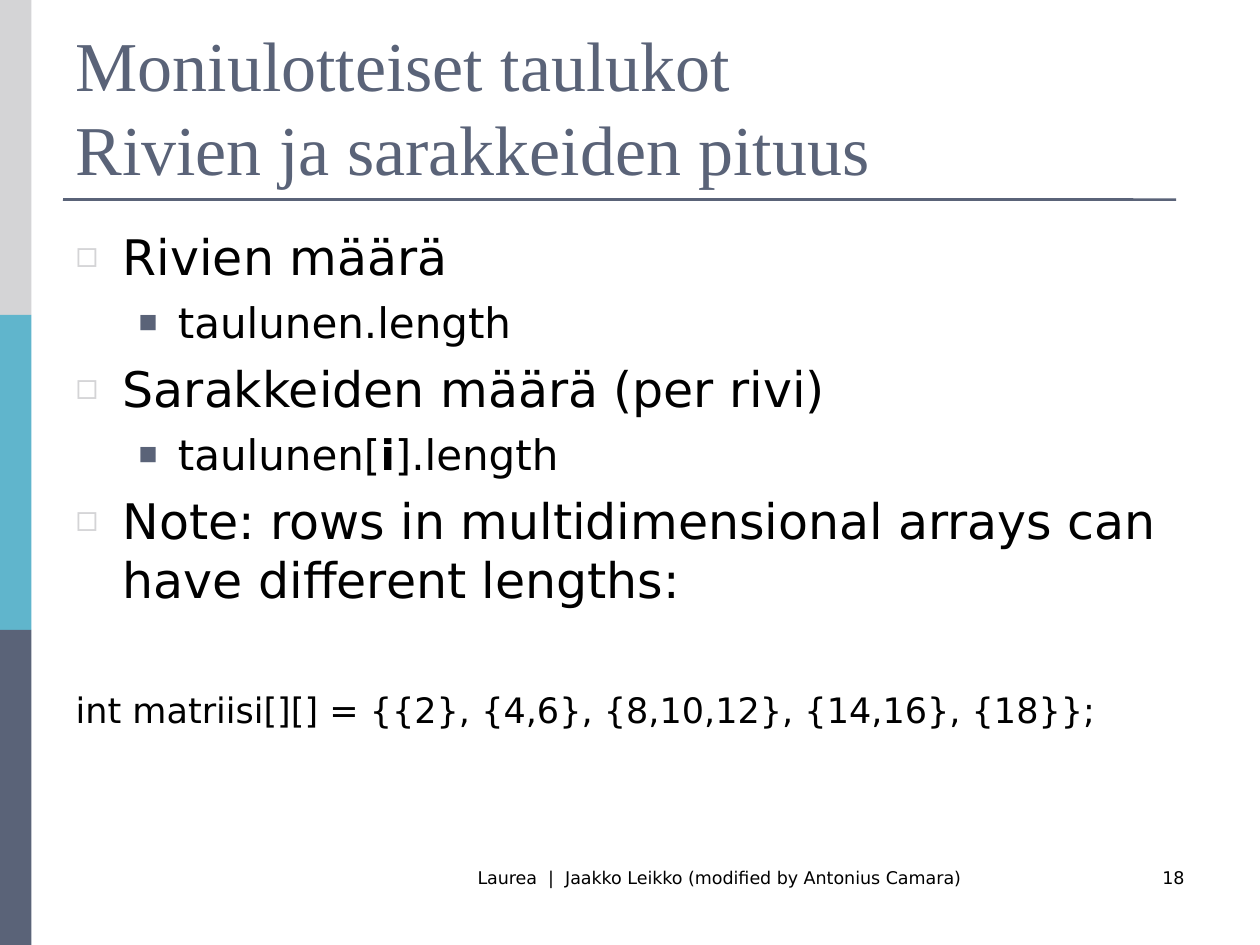
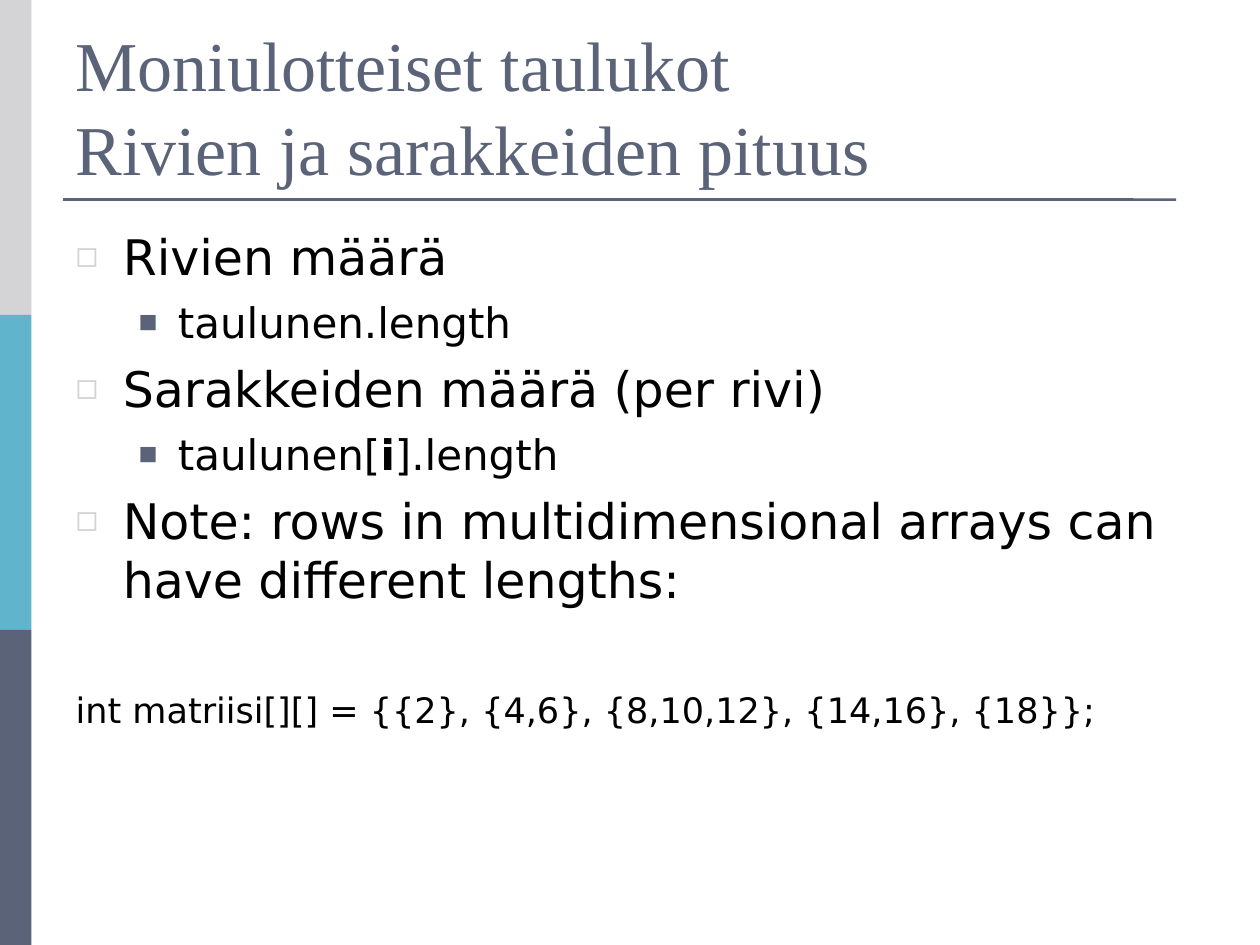
Before and after one commit to mjstenbe/OO_2017, a slide deck: slide 18 of Lecture materials (Antonius)/R0027_Luento-7-Taulukot.ppt. Drawn at 1260x945 pixels with LibreOffice and Linux fonts; fonts in the diff are those of the drawing. Boxes give left, top, right and bottom in pixels: in the first picture for what was removed or moved away, otherwise in the second. Text is boxed around its words. In the diff, an @@ line names an element or a change of style, - is before the commit and + after.

```diff
--- a/Lecture materials (Antonius)/R0027_Luento-7-Taulukot.ppt
+++ b/Lecture materials (Antonius)/R0027_Luento-7-Taulukot.ppt
@@ text removed at (x1=478, y1=871, x2=961, y2=888) @@
-Laurea | Jaakko Leikko (modified by Antonius Camara)
@@ page number removed at (x1=1162, y1=871, x2=1184, y2=885) @@
-18
```
Also in this commit, not shown: 16 other slides changed, 5 other files.
